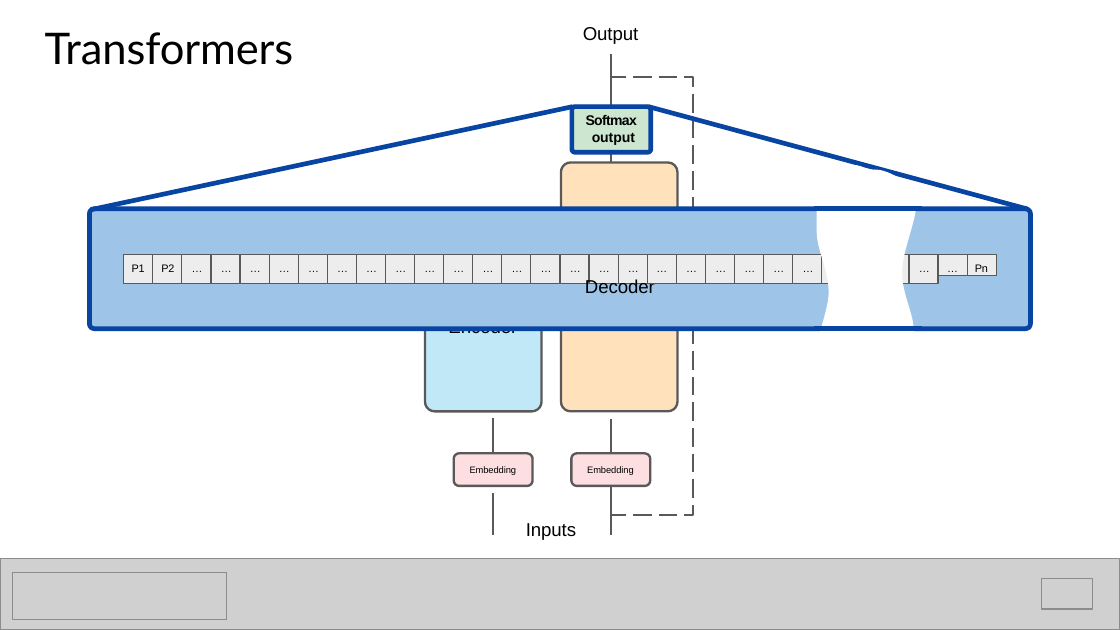
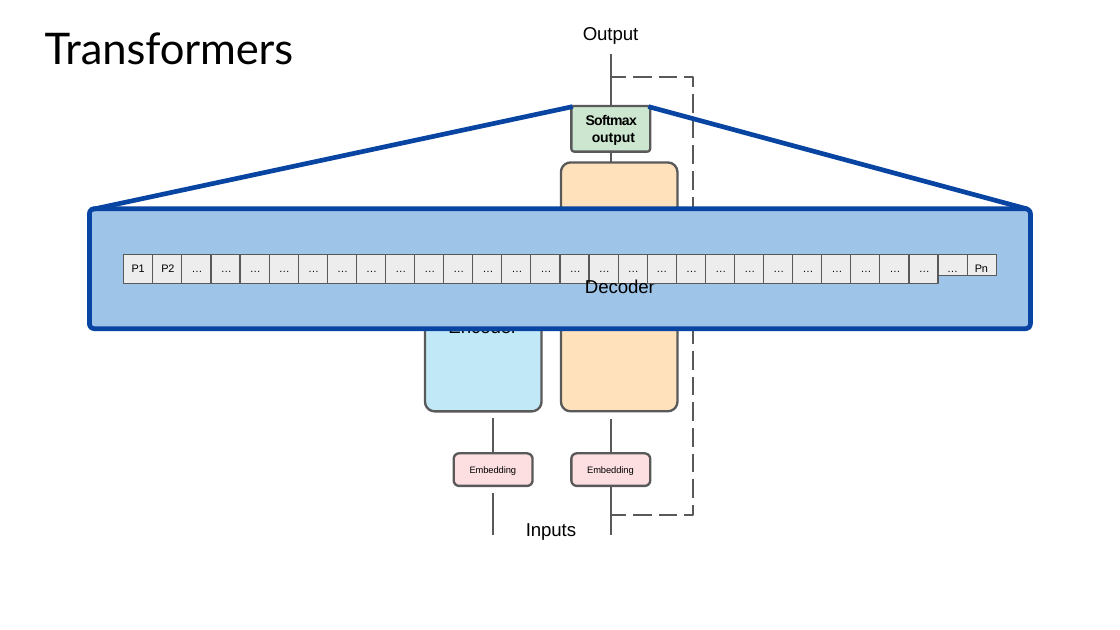
Before and after one commit to DSML-bootcamp/w8-nbs, a slide deck: slide 44 of D2/1. GenAI Intro.pptx (slide 48 before the commit). Drawn at 1120x630 pixels with LibreOffice and Linux fonts; fonts in the diff are those of the drawing; grey boxes stand for pictures; background and template pictures are left out. Boxes give left, top, right and bottom in pixels: in the first picture for what was removed or moved away, otherwise in the second. Text is boxed around its words. In the diff, an @@ line names an element or a change of style, - is before the commit and + after.

```diff
--- a/D2/1. GenAI Intro.pptx
+++ b/D2/1. GenAI Intro.pptx
@@ group removed at bbox=[572, 106, 923, 399]: 4 freeform shapes @@
@@ picture removed at bbox=[0, 559, 1120, 629] @@
@@ picture removed at bbox=[12, 572, 226, 619] @@
@@ picture removed at bbox=[1042, 579, 1092, 609] @@
```
Also in this commit, not shown: 28 other slides changed, 16 slides removed.
